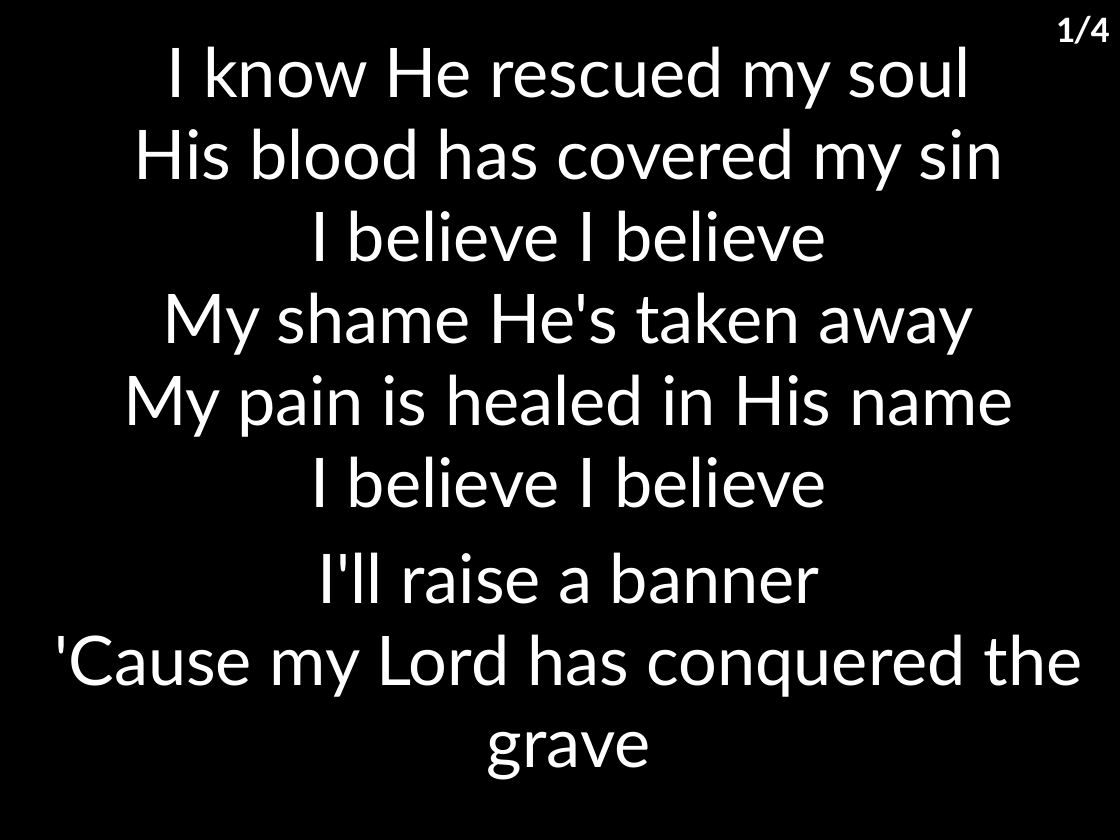
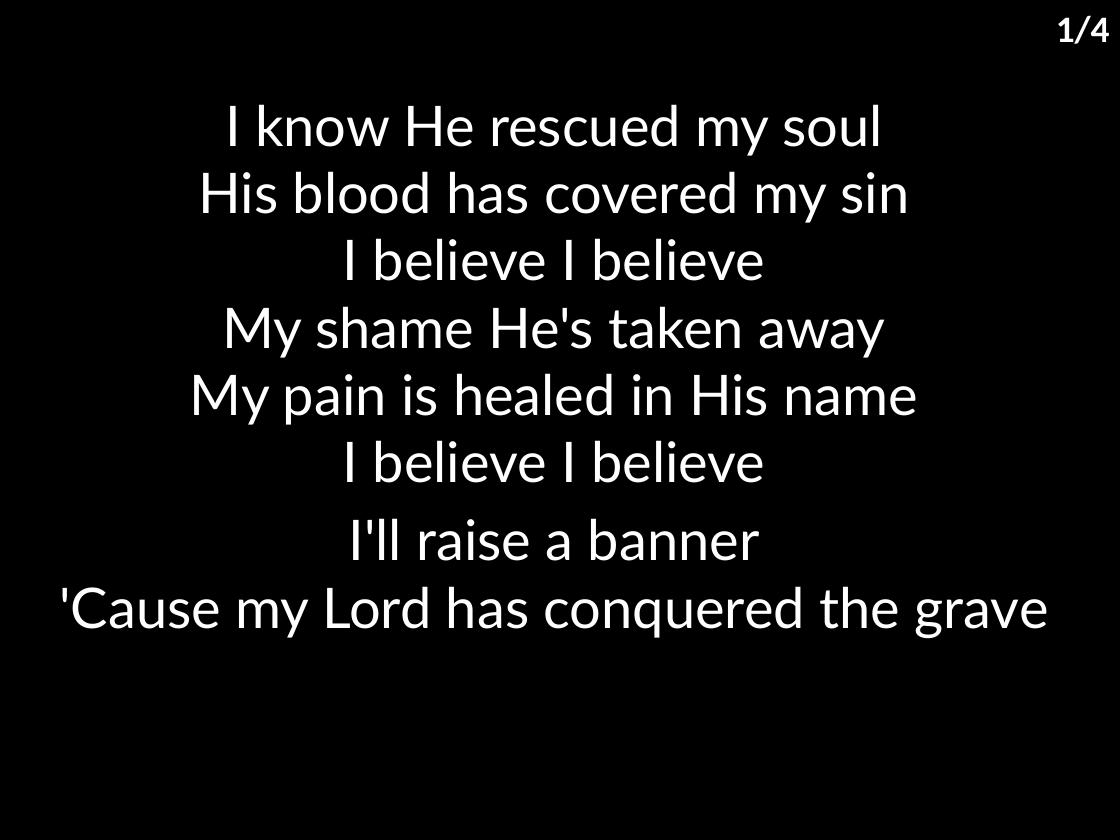
Before and after one commit to hoo-are-ya/worship, a slide deck: slide 2 of docs/songs/my redeemer lives.pptx. Drawn at 1120x840 pixels with LibreOffice and Linux fonts; fonts in the diff are those of the drawing. Boxes give left, top, right and bottom in pixels: in the first picture for what was removed or moved away, otherwise in the second. Text is boxed around its words. In the diff, an @@ line names an element or a change of style, - is before the commit and + after.

```diff
--- a/docs/songs/my redeemer lives.pptx
+++ b/docs/songs/my redeemer lives.pptx
@@ subtitle "I know He rescued my ...": place and size @@
-subtitle "I know He rescued my ..." at (54, 46, 1083, 780)
+subtitle "I know He rescued my ..." at (59, 104, 1049, 638)
@@ subtitle "I know He rescued my ..." at (59, 104, 1049, 638): size 44 to 36 pt; less space between paragraphs @@
```
Also in this commit, not shown: 3 other slides changed, 5 other files.
